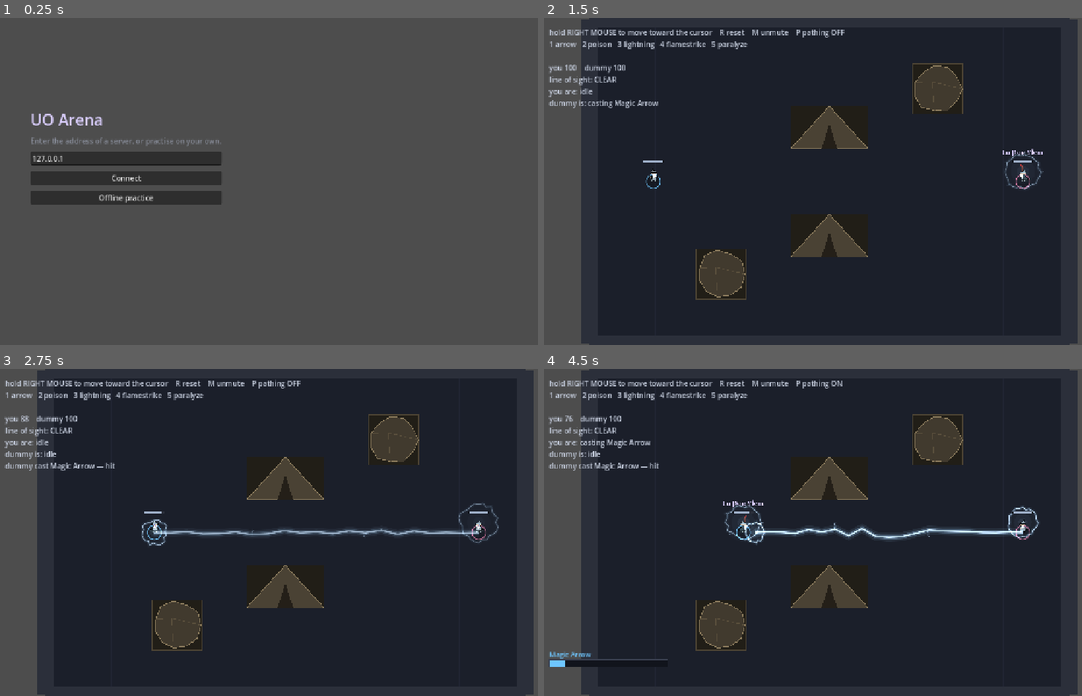
Above: before the commit, frames 1-4 (two rows, left to right).
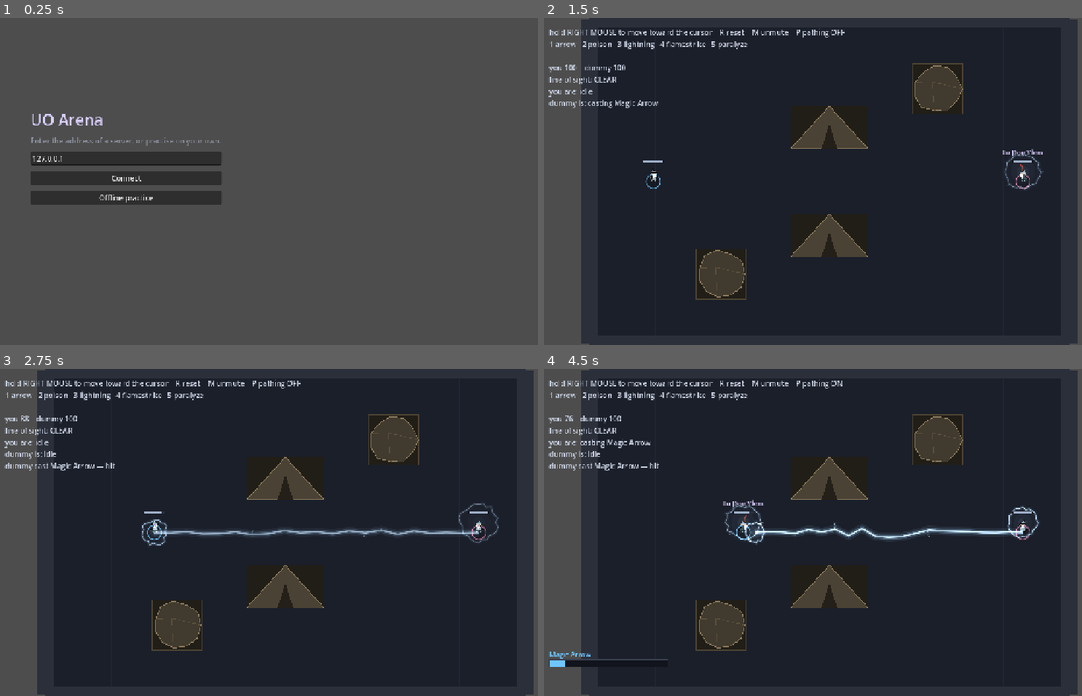
Above: after the commit, the same moments.

Repository: sirdeaz/uo-arena
Game: Godot game, scene res://autoload/boot.tscn
Same seed, same stepped clock (60 frames per second), same inputs: the game is played once before the commit and once after it.
Inputs (mouse positions are in pixels of both pictures, inside the frame that each line leads up to):
- Up to frame 1 (0.25 s): no input
- Up to frame 2 (1.5 s): click "Offline practice" at 0.5 s; tap Enter at 1.25 s; move the mouse to (958, 165) at 1.27 s; hold D from 1.28 s (still down); tap M at 1.35 s; click (958, 165) at 1.42 s
- Up to frame 3 (2.75 s): release D at 2 s; drag from (166, 548) to (258, 597) at 2.02 s
- Up to frame 4 (4.5 s): move the mouse to (888, 460) at 2.77 s; hold D 2.78-3.5 s; tap P at 2.85 s; drag from (802, 597) to (656, 483) at 3.52 s; move the mouse to (1006, 581) at 4.27 s; hold A from 4.28 s (still down); tap 1 at 4.35 s

The runs differ from the first frame. In frame 1, 0.3% of the frame differs, in the area x 5-41%, y 29-57%; in frame 2, 0.8%; in frame 3, 0.8%; in frame 4, 1.0%, in the area x 0-56%, y 3-89%.

Commit message:
Draw textures nearest-neighbour project-wide
A tilemap added to the client picks up the engine's default linear filter
otherwise, which blurs pixel-art tiles and bleeds seams at cell edges.
Fighter already worked around this per-node; that override moves to the
project setting, and the one node that genuinely wants smoothing — the
overhead text on the fighter's _ui layer — opts back in explicitly.

Refs #32.

Co-Authored-By: Claude Sonnet 5 <noreply@anthropic.com>
Claude-Session: https://claude.ai/code/session_01UKVMCCWBfDLyNpRA7k5eEG

Diff:
--- a/client/fighter.gd
+++ b/client/fighter.gd
@@ -146,11 +146,6 @@
 	add_child(collision)
 
 	combatant.position = global_position
-
-	# Nearest-neighbour, and only on this node: the character is pixel art, and the
-	# engine's default smoothing turns a 64 px mage into a smear. The overhead text on
-	# `_ui` is deliberately left on the default filter, where it belongs.
-	texture_filter = CanvasItem.TEXTURE_FILTER_NEAREST
 
 	# Spell energy draws on its own additive layer so glow accumulates toward white
 	# instead of flatly tinting the character. Kept at z 0, not below: a negative
@@ -171,6 +166,10 @@
 	# decide fights, and a cast aura is now big enough and high enough to sit right
 	# behind them — so they go over the glow, not under it.
 	_ui = Node2D.new()
+	# The project draws everything nearest-neighbour now (pixel-art tiles and the mage),
+	# but the overhead text wants the smoothing back — a downscaled Uncial glyph under
+	# nearest sampling crawls. This is the one node that opts out.
+	_ui.texture_filter = CanvasItem.TEXTURE_FILTER_LINEAR
 	add_child(_ui)
 	_ui.draw.connect(_draw_ui)
 
--- a/project.godot
+++ b/project.godot
@@ -41,3 +41,4 @@
 
 renderer/rendering_method="gl_compatibility"
 renderer/rendering_method.mobile="gl_compatibility"
+textures/canvas_textures/default_texture_filter=0
